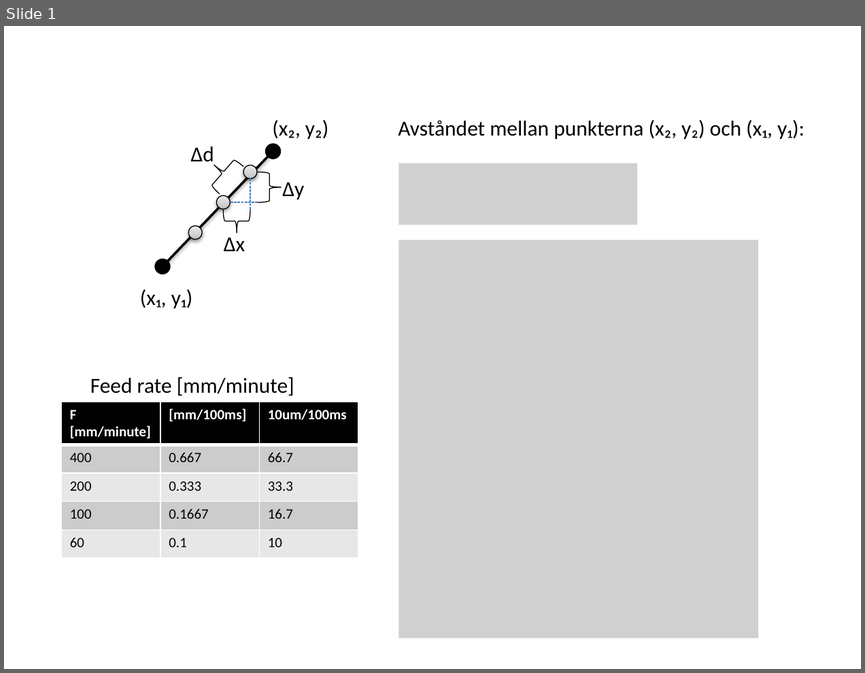
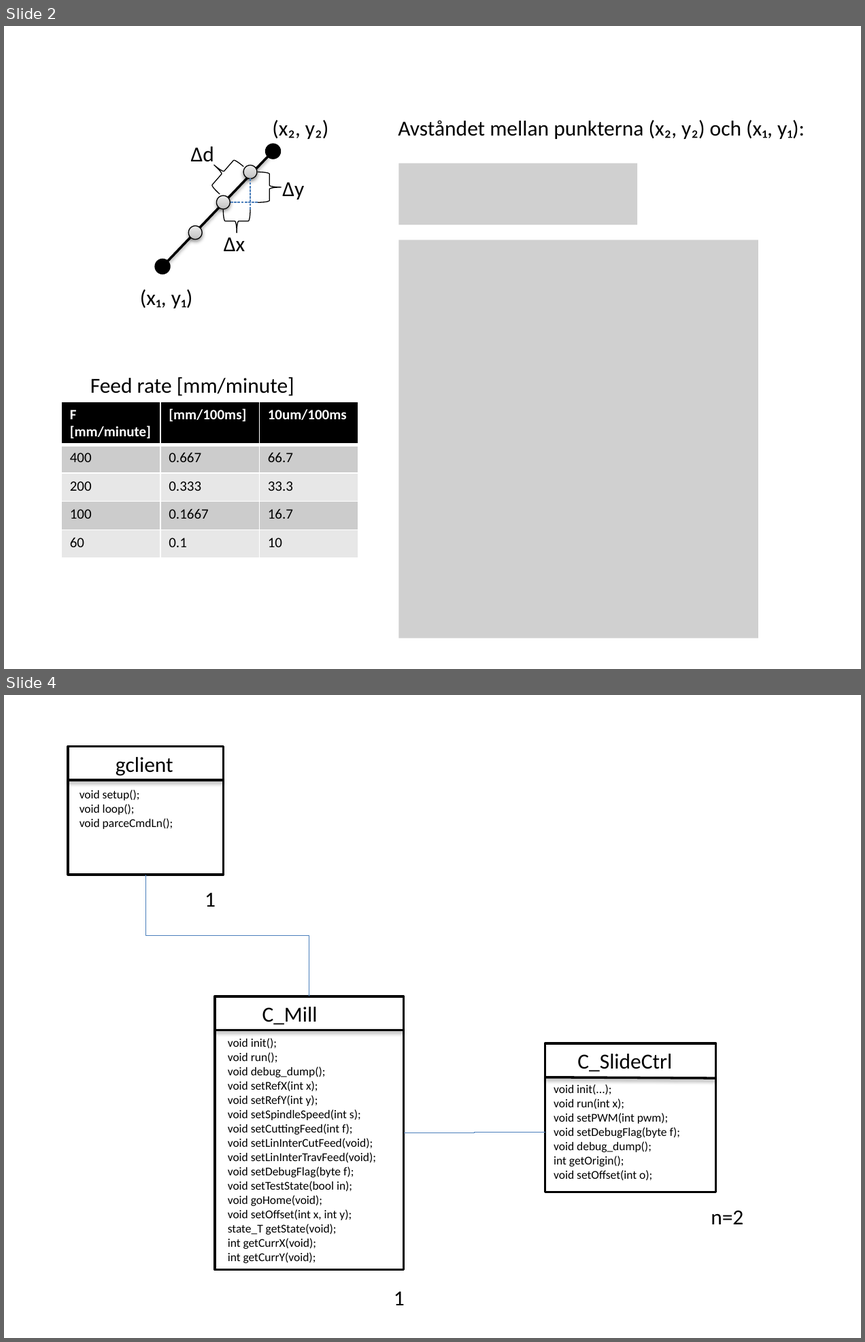
Before and after one commit to johanp1/HackDay, a slide deck: nano_mill/description.pptx. Shown one above the other, each under a label of ours: slide 1 before the commit, slides 2 and 4 after it; the slides between them are not shown. The pictures are 865x673 and 865x1342 pixels, drawn with LibreOffice and Linux fonts; fonts in the diff are those of the drawing; grey boxes stand for pictures. Boxes give left, top, right and bottom in pixels: in the first picture for what was removed or moved away, otherwise in the second. Text is boxed around its words. In the diff, an @@ line names an element or a change of style, - is before the commit and + after.

```diff
--- a/nano_mill/description.pptx
+++ b/nano_mill/description.pptx
@@ slide 4 added at box(4, 695, 861, 1338), background #FFFFFF @@
@@ rectangle added at box(68, 747, 224, 875), outline #000000 2 pt @@
@@ text added at box(116, 757, 173, 776), 18 pt, text #000000 @@
+gclient
@@ line added from (68, 780) to (224, 780), #000000 2 pt @@
@@ text added at box(79, 790, 173, 829), 10 pt, text #000000 @@
+void setup();
+void loop();
+void parceCmdLn();
@@ elbow line added from (145, 875) to (309, 997), #4B7EBC 0.75 pt @@
@@ text added at box(205, 892, 215, 906), 18 pt, text #000000 @@
+1
@@ rectangle added at box(215, 997, 403, 1270), outline #000000 2 pt @@
@@ text added at box(262, 1006, 317, 1025), 18 pt, text #000000 @@
+C_Mill
@@ line added from (215, 1030) to (403, 1030), #000000 2 pt @@
@@ text added at box(228, 1038, 376, 1263), 10 pt, text #000000 @@
+void init();
+void run();
+void debug_dump();
+void setRefX(int x);
+void setRefY(int y);
+void setSpindleSpeed(int s);
+void setCuttingFeed(int f);
+void setLinInterCutFeed(void);
+void setLinInterTravFeed(void);
+void setDebugFlag(byte f);
+void setTestState(bool in);
+void goHome(void);
+void setOffset(int x, int y);
+state_T getState(void);
+int getCurrX(void);
+int getCurrY(void);
@@ rectangle added at box(545, 1043, 715, 1191), outline #000000 2 pt @@
@@ text added at box(577, 1053, 672, 1072), 18 pt, text #000000 @@
+C_SlideCtrl
@@ line added from (545, 1077) to (716, 1078), #000000 2 pt @@
@@ text added at box(553, 1084, 681, 1181), 10 pt, text #000000 @@
+void init(...);
+void run(int x);
+void setPWM(int pwm);
+void setDebugFlag(byte f);
+void debug_dump();
+int getOrigin();
+void setOffset(int o);
@@ elbow line added from (403, 1133) to (545, 1132), #4B7EBC 0.75 pt @@
@@ text added at box(711, 1210, 743, 1224), 18 pt, text #000000 @@
+n=2
@@ text added at box(394, 1291, 405, 1305), 18 pt, text #000000 @@
+1
@@ what was slide 1 is now slide 2 @@
```
Also in this commit, not shown: 1 slide changed, 2 other slides added.
